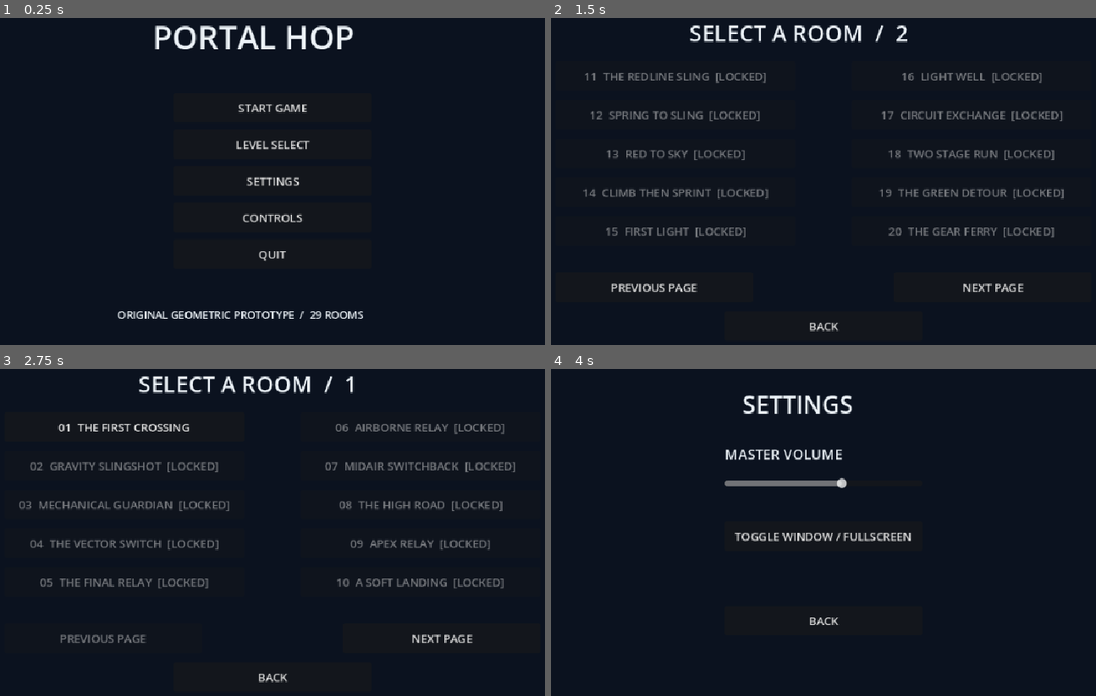
Above: before the commit, frames 1-4 (two rows, left to right).
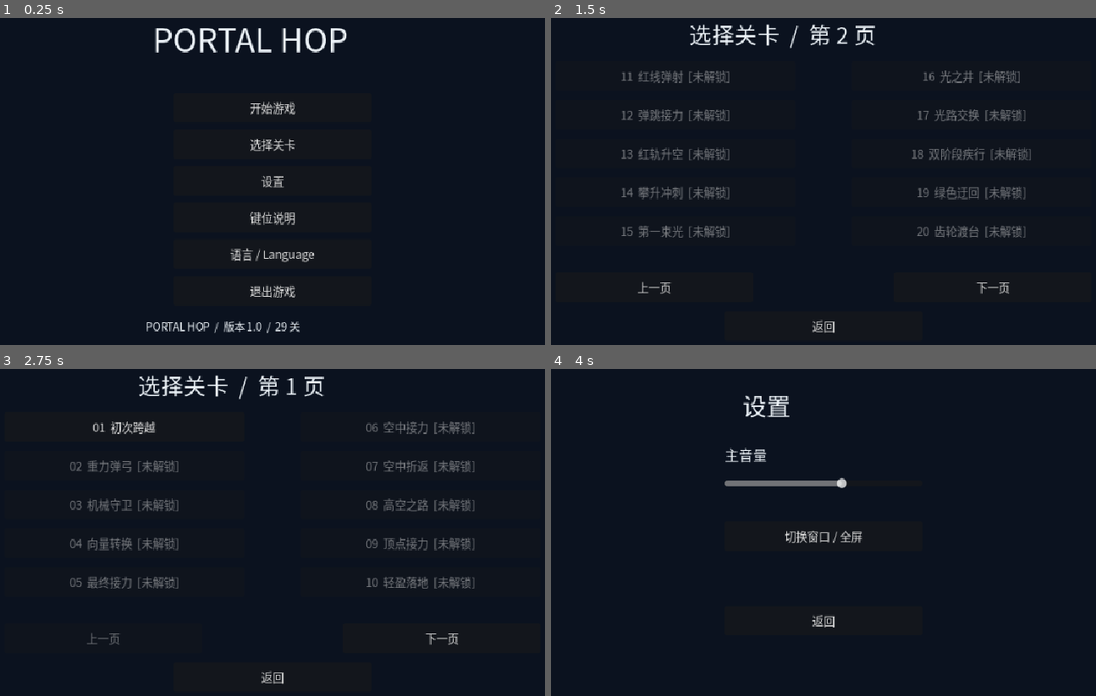
Above: after the commit, the same moments.

Repository: ackinick3/portal-hop
Game: Godot game, scene res://scenes/main.tscn
Two runs of this game, one before a commit and one after it. Both use one fixed random seed, a clock stepped at 60 frames per second and the inputs below.
Inputs (mouse positions are in pixels of both pictures, inside the frame that each line leads up to):
- Up to frame 1 (0.25 s): no input
- Up to frame 2 (1.5 s): click "LEVEL SELECT" (after the commit: "选择关卡") at 0.5 s; click (992, 286) at 1.25 s, where only the run after the commit has a clickable "下一页"
- Up to frame 3 (2.75 s): click (103, 637) at 2 s, where only the run before the commit has a clickable "PREVIOUS PAGE"
- Up to frame 4 (4 s): click "BACK" (after the commit: "返回") at 2.75 s; click "SETTINGS" (after the commit: "设置") at 3.5 s

The runs differ from the first frame. In frame 1, 4.2% of the frame differs, in the area x 21-67%, y 2-97%; in frame 2, 7.0%; in frame 3, 7.1%, in the area x 3-95%, y 1-97%; in frame 4, 2.1%.

Commit message:
release: Portal Hop 1.0 with Chinese language and Windows installer

Diff:
--- a/project.godot
+++ b/project.godot
@@ -11,6 +11,7 @@
 [application]
 
 config/name="Portal Hop"
+config/version="1.0"
 run/main_scene="res://scenes/main.tscn"
 config/features=PackedStringArray("4.7")
 
@@ -22,6 +23,10 @@
 window/size/window_height_override=720
 window/stretch/mode="canvas_items"
 
+[gui]
+
+theme/custom="res://ui/theme.tres"
+
 [physics]
 
 common/physics_ticks_per_second=120
--- a/scenes/main.gd
+++ b/scenes/main.gd
@@ -2,6 +2,7 @@
 
 const Maps = preload("res://levels/maps.gd")
 const Landmarks = preload("res://ui/landmarks.gd")
+const Languages = preload("res://ui/languages.gd")
 var world: Node2D
 var portals: Node2D
 var player: CharacterBody2D
@@ -18,6 +19,7 @@
 var state := "menu"
 var data := {}
 var volume := 0.6
+var language := "zh_CN"
 var preview := {}
 var teleported_this_frame := false
 var transfers := 0
@@ -50,14 +52,20 @@
 	else:
 		unlocked = clampi(stored,1,Maps.LEVEL_COUNT)
 	volume = clampf(save.get_value("settings", "volume", 0.6), 0, 1)
-
-func save_progress() -> void:
+	language = save.get_value("settings", "language", "zh_CN")
+	if language not in ["zh_CN","en"]: language = "zh_CN"
+
+func text(source: String) -> String:
+	return Languages.text(source,language)
+
+func save_progress(path: String = "user://progress.cfg") -> void:
 	if not persistence_enabled: return
 	var save := ConfigFile.new()
 	save.set_value("progress", "unlocked", unlocked)
 	save.set_value("progress", "order_version", 2)
 	save.set_value("settings", "volume", volume)
-	save.save("user://progress.cfg")
+	save.set_value("settings", "language", language)
+	save.save(path)
 
 func clear_panel() -> void:
 	if panel != null:
@@ -68,7 +76,7 @@
 
 func label_at(text: String, at: Vector2, size: int = 20) -> Label:
 	var label := Label.new()
-	label.text = text
+	label.text = self.text(text)
 	label.position = at
 	label.add_theme_font_size_override("font_size", size)
 	label.add_theme_color_override("font_color", Color("edf3f8"))
@@ -77,7 +85,7 @@
 
 func button(text: String, at: Vector2, action: Callable, disabled: bool = false) -> Button:
 	var b := Button.new()
-	b.text = text
+	b.text = self.text(text)
 	b.position = at
 	b.size = Vector2(280,42)
 	b.disabled = disabled
@@ -101,19 +109,20 @@
 	button("LEVEL SELECT",Vector2(340,222),level_select)
 	button("SETTINGS",Vector2(340,274),settings)
 	button("CONTROLS",Vector2(340,326),controls)
-	button("QUIT",Vector2(340,378),quit_game)
-	label_at("ORIGINAL GEOMETRIC PROTOTYPE  /  %d ROOMS" % Maps.LEVEL_COUNT,Vector2(260,474),15)
+	button("LANGUAGE / 语言",Vector2(340,378),language_select)
+	button("QUIT",Vector2(340,430),quit_game)
+	label_at(text("PORTAL HOP  /  v1.0  /  %d ROOMS") % Maps.LEVEL_COUNT,Vector2(300,490),15)
 	queue_redraw()
 
 func level_select(page: int = 0) -> void:
 	clear_panel()
 	backdrop()
 	page = clampi(page,0,(Maps.LEVEL_COUNT-1)/10)
-	label_at("SELECT A ROOM  /  %d" % (page+1),Vector2(290,62),32)
+	label_at(text("SELECT A ROOM  /  %d") % (page+1),Vector2(290,62),32)
 	for i in range(page*10,mini(page*10+10,Maps.LEVEL_COUNT)):
 		var level_index := i
 		var slot := i-page*10
-		var item := button("%02d  %s%s" % [i+1, Maps.get_level(i).name, "  [LOCKED]" if i >= unlocked else ""],Vector2(100 if slot < 5 else 520,125+(slot%5)*55),func(): enter_level(level_index), i >= unlocked)
+		var item := button("%02d  %s%s" % [i+1, text(Maps.get_level(i).name), text("  [LOCKED]") if i >= unlocked else ""],Vector2(100 if slot < 5 else 520,125+(slot%5)*55),func(): enter_level(level_index), i >= unlocked)
 		item.size.x = 340
 		item.add_theme_font_size_override("font_size",16)
 	button("PREVIOUS PAGE",Vector2(100,425),func(): level_select(page-1),page==0)
@@ -139,6 +148,20 @@
 	panel.add_child(slider)
 	button("TOGGLE WINDOW / FULLSCREEN",Vector2(340,280),toggle_fullscreen)
 	button("BACK",Vector2(340,400),menu)
+
+func language_select() -> void:
+	clear_panel()
+	backdrop()
+	label_at("LANGUAGE",Vector2(340,90),34)
+	button("简体中文" + ("  ✓" if language == "zh_CN" else ""),Vector2(340,200),func(): set_language("zh_CN"))
+	button("English" + ("  ✓" if language == "en" else ""),Vector2(340,260),func(): set_language("en"))
+	button("BACK",Vector2(340,400),menu)
+
+func set_language(value: String) -> void:
+	language = value
+	save_progress()
+	language_select()
+	queue_redraw()
 
 func controls() -> void:
 	state = "controls"
@@ -274,8 +297,8 @@
 	audio.play("win")
 	clear_panel()
 	backdrop()
-	label_at("ROOM COMPLETE" if index < Maps.LEVEL_COUNT - 1 else "PROTOTYPE COMPLETE!",Vector2(265,85),36)
-	label_at("%02d / %s\n\nTIME  %.2f s     DEATHS  %d" % [index+1,data.name,elapsed,deaths],Vector2(260,160),23)
+	label_at("ROOM COMPLETE" if index < Maps.LEVEL_COUNT - 1 else "GAME COMPLETE!",Vector2(265,85),36)
+	label_at(text("%02d / %s\n\nTIME  %.2f s     DEATHS  %d") % [index+1,text(data.name),elapsed,deaths],Vector2(260,160),23)
 	if index < Maps.LEVEL_COUNT - 1:
 		button("NEXT ROOM",Vector2(340,280),func(): enter_level(index+1))
 	button("REPLAY ROOM",Vector2(340,340),func(): start_level(index))
--- a/tests/controls.gd
+++ b/tests/controls.gd
@@ -6,7 +6,7 @@
 	if not ok: failures += 1
 func find_button(game, text: String) -> Button:
 	for child in game.panel.get_children():
-		if child is Button and child.text == text: return child
+		if child is Button and child.text == game.text(text): return child
 	return null
 func capture(file: String) -> void:
 	if OS.get_cmdline_user_args().has("--capture"):
@@ -29,7 +29,7 @@
 				labels.append(child.text)
 				check(child.position.x + child.size.x <= 960 and child.position.y + child.size.y <= 540,"Help text fits viewport: " + child.text)
 		for key in ["A / D","SPACE","MOUSE","LEFT CLICK","RIGHT CLICK","R","ESC","F11"]:
-			check(labels.has(key),"Documents " + key)
+			check(labels.has(game.text(key)),"Documents " + key)
 		await capture("res://docs/controls-help.png")
 		find_button(game,"BACK").pressed.emit()
 		check(game.state == "menu" and find_button(game,"CONTROLS") != null,"Back restores main menu")
--- a/tests/curation.gd
+++ b/tests/curation.gd
@@ -7,7 +7,7 @@
 	if not ok: failures += 1
 func find_button(game: Node2D,prefix: String) -> Button:
 	for child in game.panel.get_children():
-		if child is Button and child.text.begins_with(prefix): return child
+		if child is Button and child.text.begins_with(game.text(prefix)): return child
 	return null
 func run() -> void:
 	var maps = load("res://levels/maps.gd")
--- a/tests/level6.gd
+++ b/tests/level6.gd
@@ -83,7 +83,7 @@
 	check(game.index == 5 and game.state == "playing" and not paused,"Sixth room enters directly without a tutorial")
 	game.pause_menu()
 	for child in game.panel.get_children():
-		if child is Button and child.text == "RESTART ROOM": child.pressed.emit()
+		if child is Button and child.text == game.text("RESTART ROOM"): child.pressed.emit()
 	check(game.index == 5 and game.state == "playing" and not paused,"Paused sixth room restarts directly")
 	await game.drain_audio()
 	paused = false
--- /dev/null
+++ b/tests/localization.gd
@@ -0,0 +1,93 @@
+extends SceneTree
+var failures := 0
+func _initialize() -> void: call_deferred("run")
+func check(ok: bool, message: String) -> void:
+	print("PASS: " if ok else "FAIL: ",message)
+	if not ok: failures += 1
+func find_button(game, source: String) -> Button:
+	for child in game.panel.get_children():
+		if child is Button and child.text == game.text(source): return child
+	return null
+func capture(name: String) -> void:
+	if OS.get_cmdline_user_args().has("--capture"):
+		await process_frame
+		await RenderingServer.frame_post_draw
+		root.get_texture().get_image().save_png("res://docs/v1-" + name + ".png")
+func check_layout(game) -> void:
+	await process_frame
+	await process_frame
+	for child in game.panel.get_children():
+		if child is Control:
+			check(Rect2(0,0,960,540).encloses(child.get_rect()),"Fits viewport: " + str(child.get_class()))
+			if child is Button:
+				check(child.get_theme_font("font").get_string_size(child.text,HORIZONTAL_ALIGNMENT_LEFT,-1,child.get_theme_font_size("font_size")).x <= child.size.x-12,"Button text fits: " + child.text)
+func run() -> void:
+	var game = load("res://scenes/main.tscn").instantiate()
+	game.persistence_enabled = false
+	root.add_child(game)
+	check(game.language == "zh_CN","Fresh game defaults to Simplified Chinese")
+	check(ProjectSettings.get_setting("application/config/version","") == "1.0","Release version is 1.0")
+	check(find_button(game,"START GAME").text == "开始游戏","Default menu renders Chinese")
+	check(find_button(game,"LANGUAGE / 语言") != null,"Language entry exists on main menu")
+	var legacy := ConfigFile.new()
+	legacy.set_value("progress","order_version",2)
+	legacy.set_value("progress","unlocked",17)
+	legacy.set_value("settings","volume",0.37)
+	game.restore_progress(legacy)
+	check(game.language=="zh_CN" and game.unlocked==17 and is_equal_approx(game.volume,0.37),"Old save gains Chinese while preserving progress/volume")
+	var real_save := "user://progress.cfg"
+	var before := [FileAccess.get_sha256(real_save),FileAccess.get_modified_time(real_save)]
+	var isolated := "user://localization-test.cfg"
+	game.language_select()
+	game.set_language("en")
+	check(find_button(game,"BACK").text=="BACK","Selecting English immediately translates page")
+	game.persistence_enabled = true
+	game.save_progress(isolated)
+	game.persistence_enabled = false
+	var saved := ConfigFile.new()
+	check(saved.load(isolated)==OK,"Language setting writes an isolated settings file")
+	game.language = "zh_CN"
+	game.restore_progress(saved)
+	check(game.language=="en" and game.unlocked==17 and is_equal_approx(game.volume,0.37),"Saved English survives reload with progress/volume")
+	DirAccess.remove_absolute(ProjectSettings.globalize_path(isolated))
+	var bundled_font: Font = load("res://ui/theme.tres").default_font
+	var missing := {}
+	for translated in game.Languages.ZH.values():
+		for character in translated:
+			if character != "\n" and not bundled_font.has_char(character.unicode_at(0)): missing[character] = true
+	check(missing.is_empty(),"Bundled font covers all translated glyphs: " + str(missing))
+	for locale in ["zh_CN","en"]:
+		game.unlocked = 17
+		game.set_language(locale)
+		game.menu()
+		await check_layout(game)
+		await capture(locale + "-menu")
+		find_button(game,"LANGUAGE / 语言").pressed.emit()
+		await check_layout(game)
+		await capture(locale + "-language")
+		game.controls()
+		await check_layout(game)
+		await capture(locale + "-controls")
+		game.settings()
+		await check_layout(game)
+		await capture(locale + "-settings")
+		for page in 3:
+			game.level_select(page)
+			await check_layout(game)
+			await capture(locale + "-select" + str(page+1))
+		for i in game.Maps.LEVEL_COUNT:
+			var title: String = game.Maps.get_level(i).name
+			check(game.Languages.ZH.has(title),"Chinese name exists: " + title)
+		game.start_level(28)
+		game.pause_menu()
+		await check_layout(game)
+		await capture(locale + "-pause")
+		game.complete()
+		await check_layout(game)
+		await capture(locale + "-complete")
+	check([FileAccess.get_sha256(real_save),FileAccess.get_modified_time(real_save)] == before,"Real player save remains unchanged")
+	await game.drain_audio()
+	game.queue_free()
+	await process_frame
+	print("LOCALIZATION_FAILURES=",failures)
+	quit(0 if failures == 0 else 1)
--- /dev/null
+++ b/ui/languages.gd
@@ -0,0 +1,37 @@
+extends RefCounted
+
+const ZH := {
+	"START GAME":"开始游戏", "LEVEL SELECT":"选择关卡", "SETTINGS":"设置",
+	"CONTROLS":"键位说明", "QUIT":"退出游戏", "BACK":"返回",
+	"LANGUAGE / 语言":"语言 / Language", "LANGUAGE":"语言 / Language",
+	"PORTAL HOP  /  v1.0  /  %d ROOMS":"PORTAL HOP  /  版本 1.0  /  %d 关",
+	"SELECT A ROOM  /  %d":"选择关卡  /  第 %d 页", "  [LOCKED]":"  [未解锁]",
+	"PREVIOUS PAGE":"上一页", "NEXT PAGE":"下一页", "MASTER VOLUME":"主音量",
+	"TOGGLE WINDOW / FULLSCREEN":"切换窗口 / 全屏", "PAUSED":"已暂停",
+	"CONTINUE":"继续游戏", "RESTART ROOM":"重新开始本关", "MAIN MENU":"返回主菜单",
+	"ROOM COMPLETE":"关卡完成", "GAME COMPLETE!":"全部通关！",
+	"%02d / %s\n\nTIME  %.2f s     DEATHS  %d":"%02d / %s\n\n用时  %.2f 秒     死亡  %d 次",
+	"NEXT ROOM":"下一关", "REPLAY ROOM":"重玩本关",
+	"Move left / right":"向左 / 向右移动", "Jump":"跳跃", "MOUSE":"鼠标",
+	"Aim":"瞄准", "LEFT CLICK":"鼠标左键", "RIGHT CLICK":"鼠标右键",
+	"Place red portal":"放置红色传送门", "Place blue portal":"放置蓝色传送门",
+	"Retry room (adds one death)":"重试本关（死亡次数加一）",
+	"Pause / resume":"暂停 / 继续", "Window / fullscreen":"窗口 / 全屏",
+	"THE FIRST CROSSING":"初次跨越", "GRAVITY SLINGSHOT":"重力弹弓",
+	"MECHANICAL GUARDIAN":"机械守卫", "THE VECTOR SWITCH":"向量转换",
+	"THE FINAL RELAY":"最终接力", "AIRBORNE RELAY":"空中接力",
+	"MIDAIR SWITCHBACK":"空中折返", "THE HIGH ROAD":"高空之路",
+	"APEX RELAY":"顶点接力", "A SOFT LANDING":"轻盈落地",
+	"THE REDLINE SLING":"红线弹射", "SPRING TO SLING":"弹跳接力",
+	"RED TO SKY":"红轨升空", "CLIMB THEN SPRINT":"攀升冲刺",
+	"FIRST LIGHT":"第一束光", "LIGHT WELL":"光之井", "CIRCUIT EXCHANGE":"光路交换",
+	"TWO STAGE RUN":"双阶段疾行", "THE GREEN DETOUR":"绿色迂回",
+	"THE GEAR FERRY":"齿轮渡台", "LIGHT THE TRACK":"点亮轨道",
+	"TWO GREEN HORIZONS":"双重绿境", "THE COMPLETE CIRCUIT":"完整回路",
+	"THE FALLING RETURN":"落差折返", "THE SECOND ASCENT":"二次蓄势",
+	"THE CRIMSON ARC":"赤坡接力", "THE WANDERING FINISH":"流动终点",
+	"THE KINETIC CHAMBER":"流动密室", "THE BORROWED EXIT":"借来的出口",
+}
+
+static func text(source: String, language: String) -> String:
+	return ZH.get(source,source) if language == "zh_CN" else source
--- /dev/null
+++ b/ui/theme.tres
@@ -0,0 +1,6 @@
+[gd_resource type="Theme" load_steps=2 format=3]
+
+[ext_resource type="FontFile" path="res://assets/fonts/NotoSansSC-Regular.otf" id="1"]
+
+[resource]
+default_font = ExtResource("1")
Binary file added: assets/fonts/NotoSansSC-Regular.otf
Not shown, added: assets/fonts/NotoSansSC-Regular.otf.import
Not shown, added: assets/fonts/OFL.txt
Not shown, changed: docs/build-manifest.txt
Binary file added: docs/v1-en-complete.png
Binary file added: docs/v1-en-controls.png
Binary file added: docs/v1-en-language.png
Binary file added: docs/v1-en-menu.png
Binary file added: docs/v1-en-pause.png
Binary file added: docs/v1-en-select1.png
Binary file added: docs/v1-en-select2.png
Binary file added: docs/v1-en-select3.png
(and 39 more such lines)
